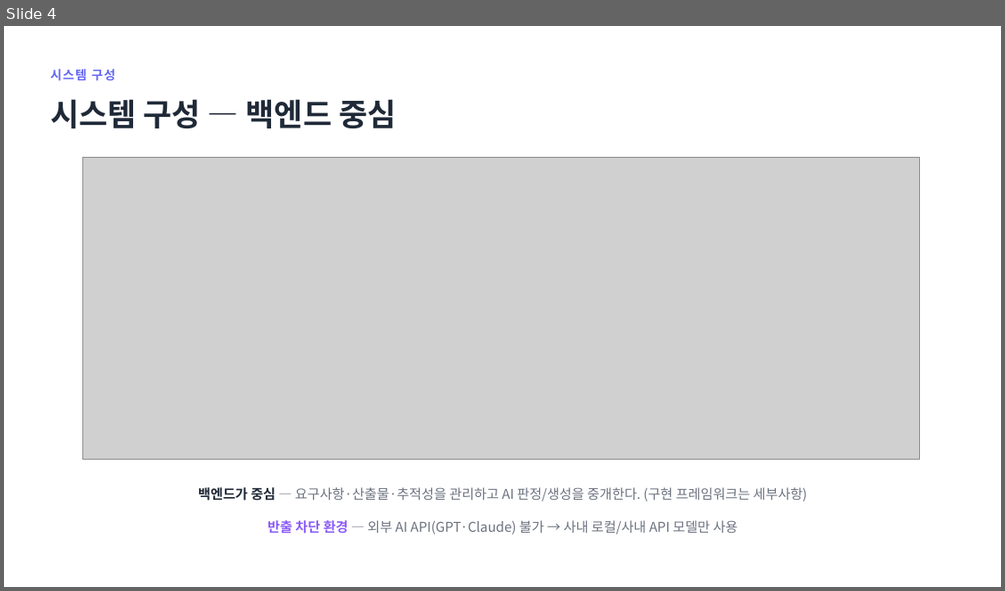
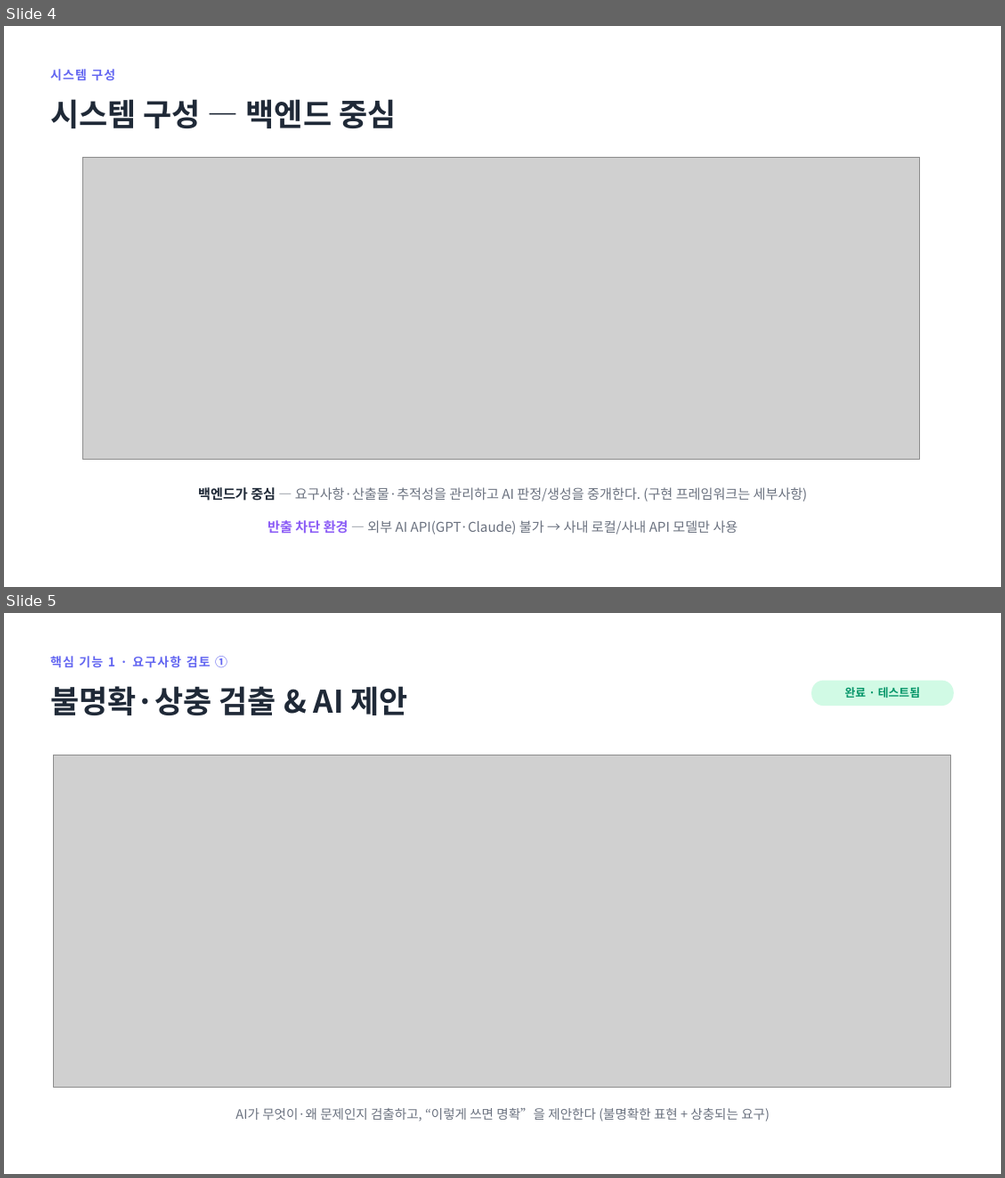
Before and after one commit to jihunhan98/semes-superrookie, a slide deck: docs/진행공유_요구사항자동화.pptx. Shown one above the other, each under a label of ours: slide 4 before the commit, slides 4 and 5 after it. The pictures are 1005x591 and 1005x1178 pixels, drawn with LibreOffice and Linux fonts; fonts in the diff are those of the drawing; grey boxes stand for pictures. Boxes give left, top, right and bottom in pixels: in the first picture for what was removed or moved away, otherwise in the second. Text is boxed around its words. In the diff, an @@ line names an element or a change of style, - is before the commit and + after.

```diff
--- a/docs/진행공유_요구사항자동화.pptx
+++ b/docs/진행공유_요구사항자동화.pptx
@@ slide 5 added at bbox=[4, 613, 1001, 1174], background #FFFFFF @@
@@ text added at bbox=[50, 656, 227, 667], 12 pt, text #6366F1, bold @@
+핵심 기능 1 · 요구사항 검토 ①
@@ text added at bbox=[50, 686, 408, 715], 30 pt, text #1F2937, bold @@
+불명확·상충 검출 & AI 제안
@@ rounded rectangle added at bbox=[811, 681, 954, 706], fill #D1FAE5, 11 pt, text #059669, bold @@
+완료 · 테스트됨
@@ picture added at bbox=[54, 755, 952, 1087] @@
@@ text added at bbox=[235, 1108, 769, 1121], 12.5 pt, text #6B7280 @@
+AI가 무엇이·왜 문제인지 검출하고, “이렇게 쓰면 명확”을 제안한다 (불명확한 표현 + 상충되는 요구)
```
Also in this commit, not shown: 1 slide changed, 3 other files.
